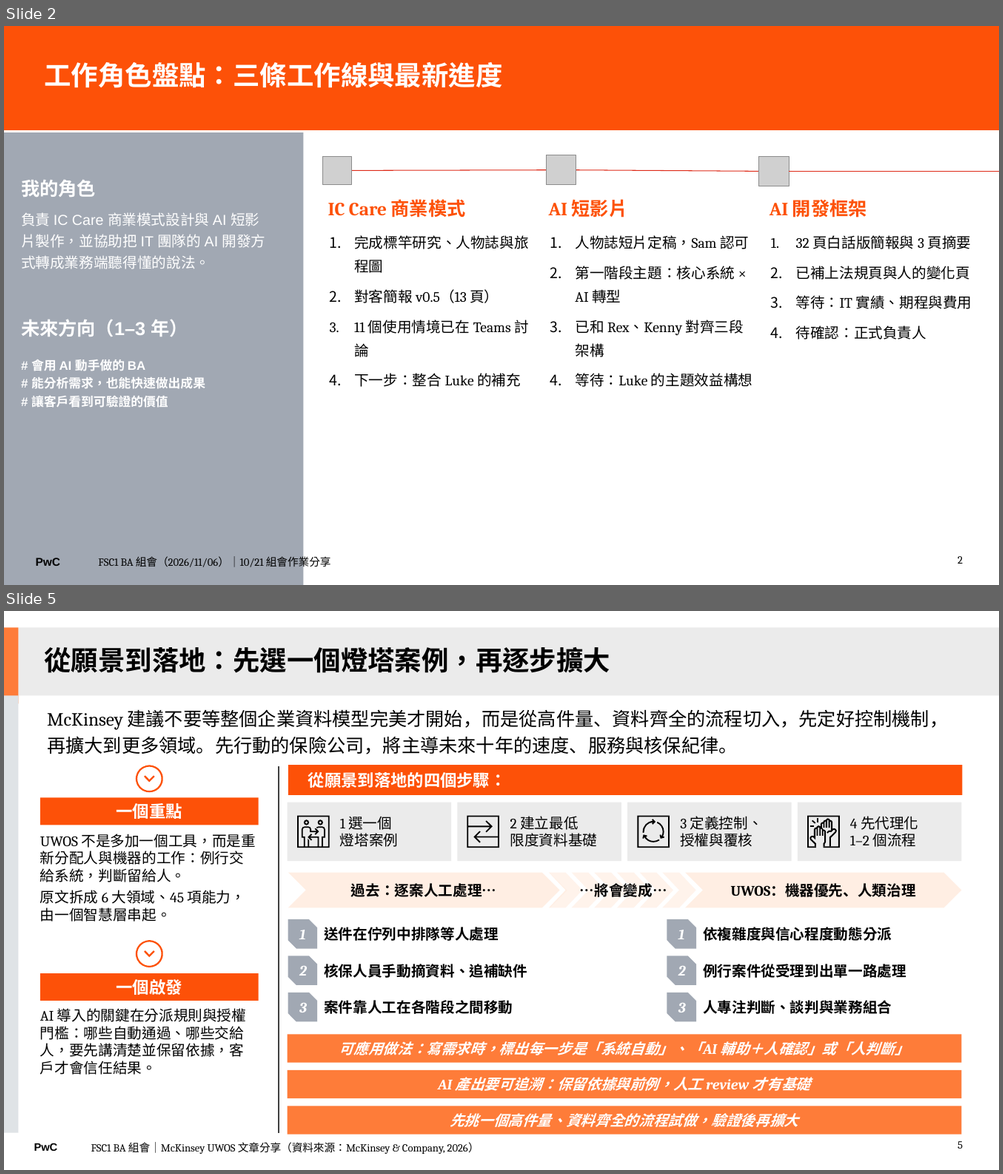
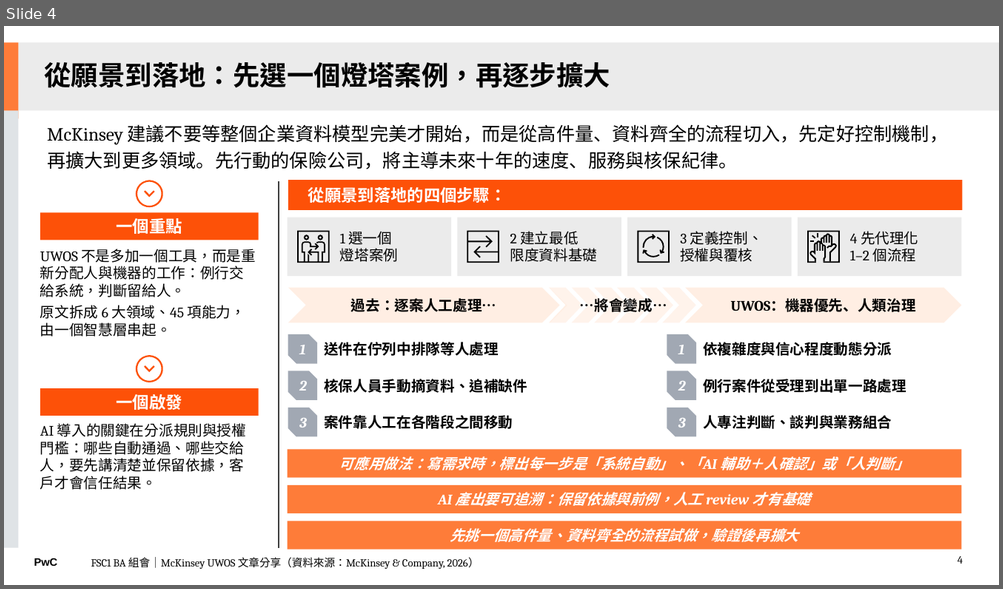
Before and after one commit to Robshao/PwC_FSC1, a slide deck: pwc-fsc1-ai-short-vid/07-ba-team-meeting-1021/BA組會分享_1106.pptx. Shown one above the other, each under a label of ours: slides 2 and 5 before the commit, slide 4 after it; the slides between them are not shown. The pictures are 1003x1174 and 1003x589 pixels, drawn with LibreOffice and Linux fonts; fonts in the diff are those of the drawing; grey boxes stand for pictures. Boxes give left, top, right and bottom in pixels: in the first picture for what was removed or moved away, otherwise in the second. Text is boxed around its words. In the diff, an @@ line names an element or a change of style, - is before the commit and + after.

```diff
--- a/pwc-fsc1-ai-short-vid/07-ba-team-meeting-1021/BA組會分享_1106.pptx
+++ b/pwc-fsc1-ai-short-vid/07-ba-team-meeting-1021/BA組會分享_1106.pptx
@@ slide 2 removed at (4, 26, 999, 585), background #FFFFFF @@
@@ rectangle removed at (4, 26, 999, 130) @@
@@ text removed at (45, 62, 503, 88) @@
-工作角色盤點：三條工作線與最新進度
@@ rectangle removed at (4, 133, 303, 585) @@
@@ picture removed at (324, 156, 352, 185) @@
@@ picture removed at (546, 155, 576, 185) @@
@@ picture removed at (759, 156, 789, 187) @@
@@ table removed at (14, 171, 280, 544), 4 rows, 1 columns @@
-我的角色
-負責 IC Care 商業模式設計與 AI 短影片製作，並協助把 IT 團隊的 AI 開發方式轉成業務端聽得懂的說法。
-
-未來方向（1–3 年） / # 會用 AI 動手做的 BA / # 能分析需求，也能快速做出成果 / # 讓客戶看到可驗證的價值
@@ line removed from (352, 171) to (546, 170) @@
@@ line removed from (576, 170) to (759, 172) @@
@@ line removed from (789, 172) to (999, 172) @@
@@ table removed at (320, 191, 983, 459), 2 rows, 3 columns @@
-IC Care 商業模式 | AI 短影片 | AI 開發框架
-完成標竿研究、人物誌與旅程圖 / 對客簡報 v0.5（13 頁） / 11 個使用情境已在 Teams 討論 / 下一步：整合 Luke 的補充 | 人物誌短片定稿，Sam 認可 / 第一階段主題：核心系統 × AI 轉型 / 已和 Rex、Kenny 對齊三段架構 / 等待：Luke 的主題效益構想 | 32 頁白話版簡報與 3 頁摘要 / 已補上法規頁與人的變化頁 / 等待：IT 實績、期程與費用 / 待確認：正式負責人
@@ text removed at (36, 558, 60, 566) @@
-PwC
@@ text removed at (98, 556, 331, 570) @@
-FSC1 BA 組會（2026/11/06）｜10/21 組會作業分享
@@ page number removed at (957, 557, 962, 564) @@
-2
@@ what was slide 5 is now slide 4 @@
@@ page number at (957, 557, 962, 564): text changed @@
-5
+4
```
Also in this commit, not shown: 6 slides changed, 3 slides added, 1 other slide removed, 1 other file.
